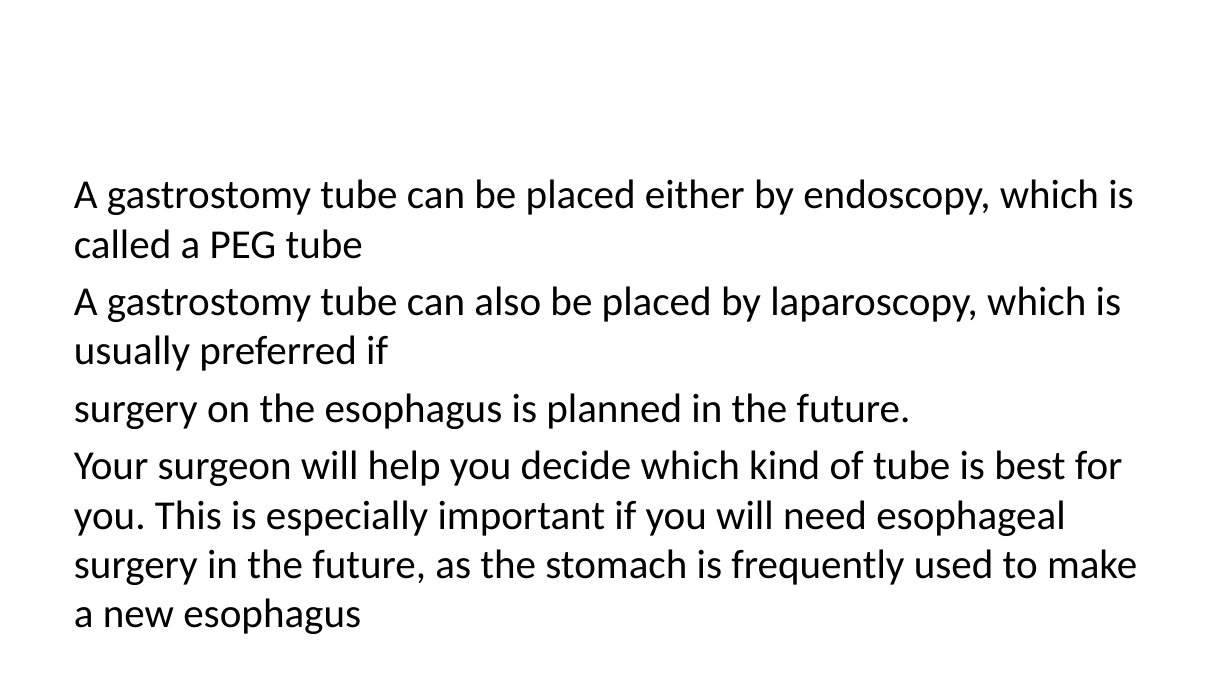
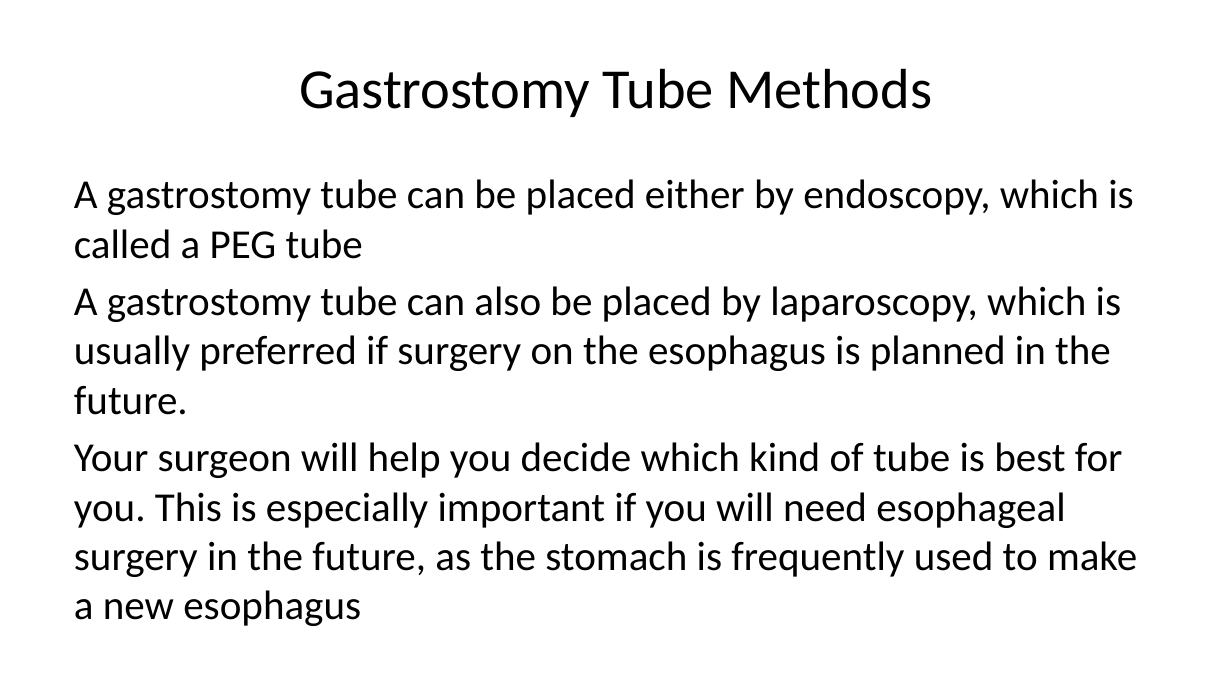
Before and after one commit to jcsalo/patient_education, a slide deck: slide 5 of lci_nutrition.pptx (slide 9 before the commit). Drawn at 1232x693 pixels with LibreOffice and Linux fonts; fonts in the diff are those of the drawing. Boxes give left, top, right and bottom in pixels: in the first picture for what was removed or moved away, otherwise in the second. Text is boxed around its words. In the diff, an @@ line names an element or a change of style, - is before the commit and + after.

```diff
--- a/lci_nutrition.pptx
+++ b/lci_nutrition.pptx
@@ title added at (299,68,932,117), 33 pt, text #000000 @@
+Gastrostomy Tube Methods
@@ text at (74,286,1121,415): text changed @@
-A gastrostomy tube can also be placed by laparoscopy, which is usually preferred if
-surgery on the esophagus is planned in the future.
+A gastrostomy tube can also be placed by laparoscopy, which is usually preferred if surgery on the esophagus is planned in the future.
```
Also in this commit, not shown: 5 other slides changed, 1 slide added, 7 slides removed, 39 other files.
